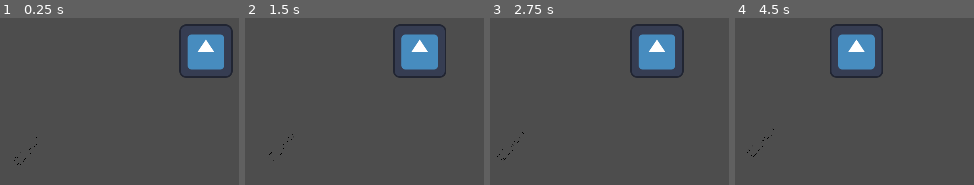
Above: before the commit, frames 1-4 (left to right).
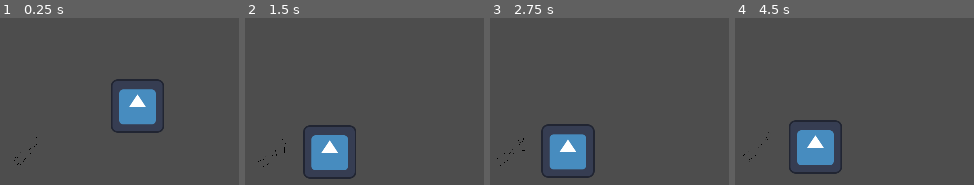
Above: after the commit, the same moments.

Repository: KeyraWebb/Cheezbored
Game: Godot game, scene res://scenes/beacon_test.tscn
Same seed, same stepped clock (60 frames per second), same inputs: the game is played once before the commit and once after it. This scene is started directly instead of the project's main scene. The engine's default icon, where the game draws it, is replaced by a stand-in: a white triangle on a blue panel in a dark square.
Inputs:
- Up to frame 1 (0.25 s): no input
- Up to frame 2 (1.5 s): hold Right (move_right) from 0.53 s (still down); tap Space (jump) at 0.77 s
- Up to frame 3 (2.75 s): tap Space (jump) at 1.52 s; release Right (move_right) at 2.03 s; hold Left (move_left) from 2.03 s (still down)
- Up to frame 4 (4.5 s): release Left (move_left) at 2.78 s; hold Right (move_right) 2.78-4.28 s; tap Space (jump) at 3.02, 3.77 s; hold Left (move_left) from 4.28 s (still down)

The runs differ from the first frame. In frame 1, 8.5% of the frame differs, in the area x 46-98%, y 3-69%; in frame 2, 8.3%; in frame 3, 8.6%, in the area x 2-82%, y 3-96%; in frame 4, 8.5%.

Commit message:
shark fix

Diff:
--- a/scenes/beacon_test.tscn
+++ b/scenes/beacon_test.tscn
@@ -9,6 +9,20 @@
 
 [sub_resource type="RectangleShape2D" id="RectangleShape2D_7hcre"]
 size = Vector2(99.5, 129)
+
+[sub_resource type="GDScript" id="GDScript_7oxfd"]
+script/source = "extends Area2D
+
+
+# Called when the node enters the scene tree for the first time.
+func _ready() -> void:
+	pass # Replace with function body.
+
+
+# Called every frame. 'delta' is the elapsed time since the previous frame.
+func _process(delta: float) -> void:
+	pass
+"
 
 [sub_resource type="CircleShape2D" id="CircleShape2D_oum8q"]
 radius = 381.525
@@ -50,30 +64,35 @@
 [node name="HugeMan" parent="." instance=ExtResource("5_vgrs3")]
 visible = false
 
-[node name="shark" type="CharacterBody2D" parent="."]
+[node name="shark" type="CharacterBody2D" parent="." node_paths=PackedStringArray("player")]
+position = Vector2(368, -416)
+script = ExtResource("6_su8v7")
+movespeed = 500
+player = NodePath("../Player")
 
 [node name="sight" type="Area2D" parent="shark"]
-position = Vector2(424, -504)
+collision_layer = 2
+collision_mask = 2
+script = SubResource("GDScript_7oxfd")
 
 [node name="CollisionShape2D" type="CollisionShape2D" parent="shark/sight"]
 shape = SubResource("CircleShape2D_oum8q")
 
-[node name="Shark" type="Sprite2D" parent="shark" node_paths=PackedStringArray("player")]
-position = Vector2(424, -504)
+[node name="Shark" type="Sprite2D" parent="shark"]
 texture = ExtResource("2_r61nq")
-script = ExtResource("6_su8v7")
-player = NodePath("../../Player")
 
 [node name="killzone" type="Area2D" parent="shark"]
-position = Vector2(424, -504)
+collision_layer = 2
+collision_mask = 2
 
 [node name="CollisionShape2D" type="CollisionShape2D" parent="shark/killzone"]
 shape = SubResource("CircleShape2D_ewvbl")
 
 [node name="CollisionShape2D" type="CollisionShape2D" parent="shark"]
-position = Vector2(424, -504)
 rotation = 1.55535
 shape = SubResource("CapsuleShape2D_mehqs")
 
 [connection signal="area_entered" from="BeaconArea" to="BeaconArea" method="_on_area_entered"]
 [connection signal="area_exited" from="BeaconArea" to="BeaconArea" method="_on_area_exited"]
+[connection signal="area_entered" from="shark/sight" to="shark" method="_on_sight_area_entered"]
+[connection signal="area_exited" from="shark/sight" to="shark" method="_on_sight_area_exited"]
--- a/scripts/player.gd
+++ b/scripts/player.gd
@@ -28,3 +28,7 @@
 
 func _physics_process(delta: float) -> void:
 	active_controller.update(delta)
+
+
+func _on_sight_area_exited(area: Area2D) -> void:
+	pass # Replace with function body.
--- a/shark.gd
+++ b/shark.gd
@@ -1,10 +1,10 @@
-extends Sprite2D
+extends CharacterBody2D
 
 @export var movedelaymax: int
 @export var movedelaymin: int
 @export var movespeed: int
 var visibletarget
-@export var player:CharacterBody2D
+@export var player: CharacterBody2D
 var currentdelay = 0
 var rng = RandomNumberGenerator.new()
 
@@ -24,3 +24,25 @@
 	else:
 		currentdelay -= 1
 	pass
+
+func _physics_process(delta: float) -> void:
+	if visibletarget:
+		chase_player(delta)
+
+
+func chase_player(delta) -> void:
+	var player_position = player.global_position
+	var my_position = position
+	var direction = global_position.direction_to(player_position)
+	velocity = direction * movespeed
+	move_and_slide()
+
+
+func _on_sight_area_entered(area: Area2D) -> void:
+	if area.get_parent() == player:
+		visibletarget = player
+
+
+func _on_sight_area_exited(area: Area2D) -> void:
+	if area.get_parent() == player:
+		visibletarget = null
Not shown: 1 places in scenes/beacon_test.tscn that only renumber resources
